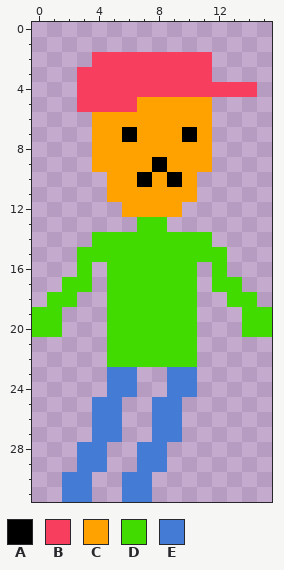
Edited in one commit: pixel-art sprite (assets/raw/player_0.png). This is how it looked before the edit.
The file is 16x32 pixels.
Palette (. is transparent): A #000000  B #f73e5f  C #ffa200  D #41db00  E #447bd4
Pixels before, first column x 0:
 2 ....BBBBBBBB....
 3 ...BBBBBBBBB....
 4 ...BBBBBBBBBBBB.
 5 ...BBBBCCCCC....
 6 ....CCCCCCCC....
 7 ....CCACCCAC....
 8 ....CCCCCCCC....
 9 ....CCCCACCC....
10 .....CCACAC.....
11 .....CCCCCC.....
12 ......CCCC......
13 .......DD.......
14 ....DDDDDDDD....
15 ...DDDDDDDDDD...
16 ...D.DDDDDD.D...
17 ..DD.DDDDDD.DD..
18 .DD..DDDDDD..DD.
19 DD...DDDDDD...DD
20 DD...DDDDDD...DD
21 .....DDDDDD.....
22 .....DDDDDD.....
23 .....EE..EE.....
24 .....EE..EE.....
25 ....EE..EE......
26 ....EE..EE......
27 ....EE..EE......
28 ...EE..EE.......
29 ...EE..EE.......
30 ..EE..EE........
31 ..EE..EE........
Once edited:
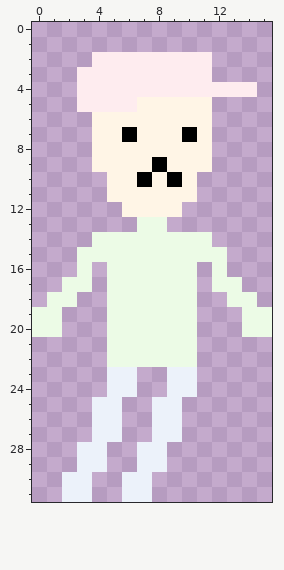
From old to new:
colour B: #f73e5f -> #feecef
colour C: #ffa200 -> #fff5e6
colour D: #41db00 -> #ecfbe6
colour E: #447bd4 -> #ecf2fa
Pixel boxes of the changes (left, top, right, bottom) in both pictures:
changed: (32, 52, 272, 502)
